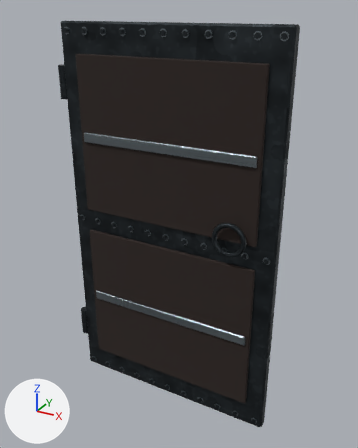
The glTF model public/assets/construction_modules/035.glb as it was, and as the next commit left it.
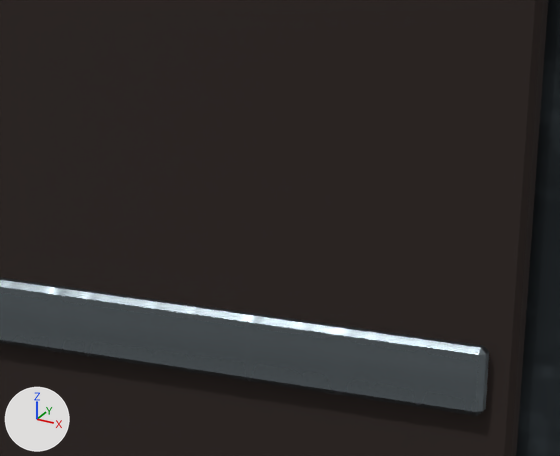
The first picture shows the older version from a 50 mm lens placed at (1.12, -1.94, 2.04), pointed at (0.04, 0.04, 1.05). The close-ups show the older and then the newer version on the part from 49% to 75% of the width and 22% to 39% of the height of that picture. Only the edits that show in the close-ups are written down. Arrows for +X, +Y and +Z are at lower left; the lights stay in place. Where no turn or scale is listed for an object, it has been applied to the vertices.

Names of what the first close-up shows: 'gunmetal-cast-iron', 'machined-bearing-steel', 'mortar-joint-recess'.
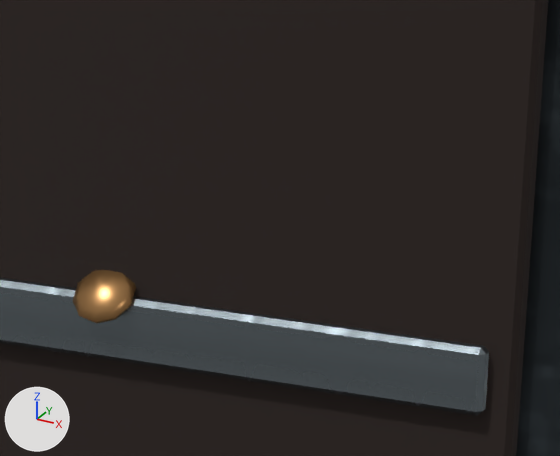
Boxes [x1, y1, x2, y2] around the edits, measured in the close-ups (560 x 456 px):
'peened pin.001', added (brown): after [73, 270, 136, 323]

The change, as a list of edits to the scene's bpy script:
```text
Change mat_machined_bearing_steel:
    where n0 = _N.new('ShaderNodeBsdfPrincipled'); n0.name = 'Principled BSDF'
    add n0.inputs[15].default_value = 0.42  # 'Anisotropic'
Add mat_peened_pin:
    mat_peened_pin = principled_material('peened pin')
    mat_peened_pin.base_color = (0.36, 0.19, 0.071)  # brown #a2794b
    mat_peened_pin.metallic = 0.82
    mat_peened_pin.roughness = 0.3
Add me_peened_pin_001:
    me_peened_pin_001.from_pydata(...)  # 200 vertices, 384 faces; spans x -0.208..0.208, y -0.071..-0.029, z 0.506..1.494
    me_peened_pin_001.materials.append(mat_peened_pin)  # brown #a2794b
Add ob_peened_pin_001:
    ob_peened_pin_001 = bpy.data.objects.new('peened pin.001', me_peened_pin_001)
    ob_peened_pin_001.location = (0.0, 0.0, 0.0)
```
